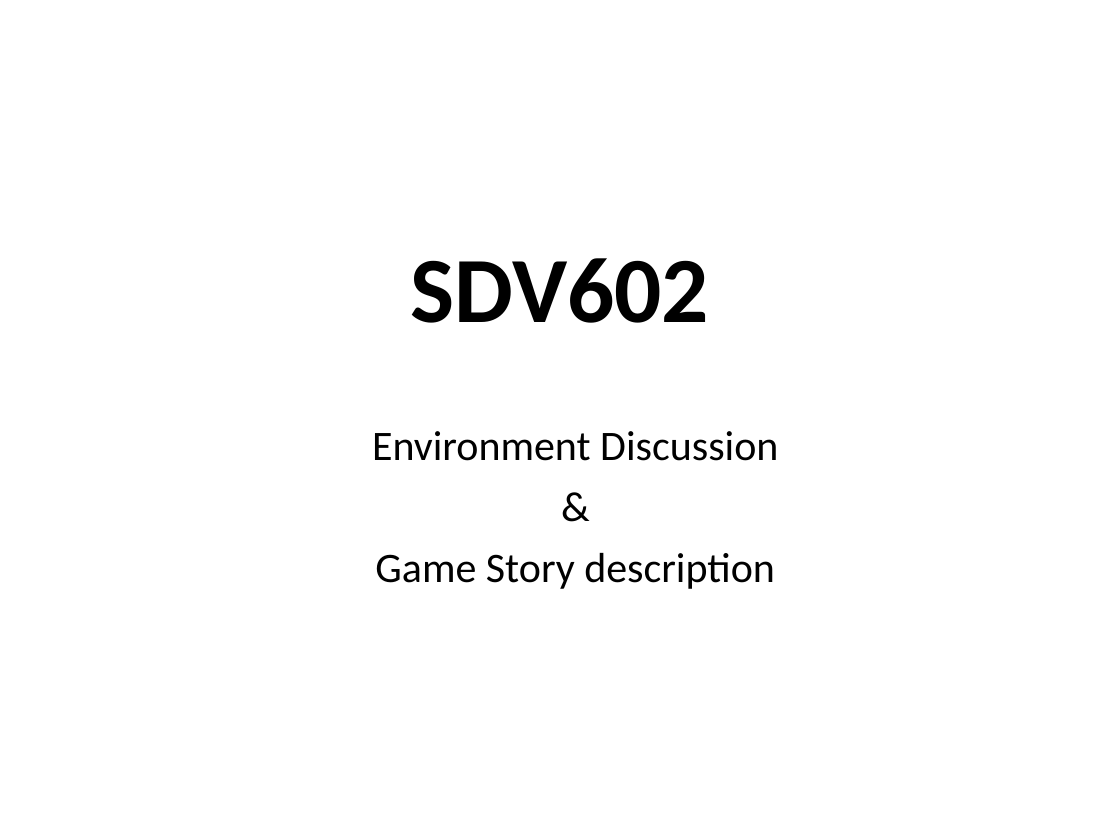
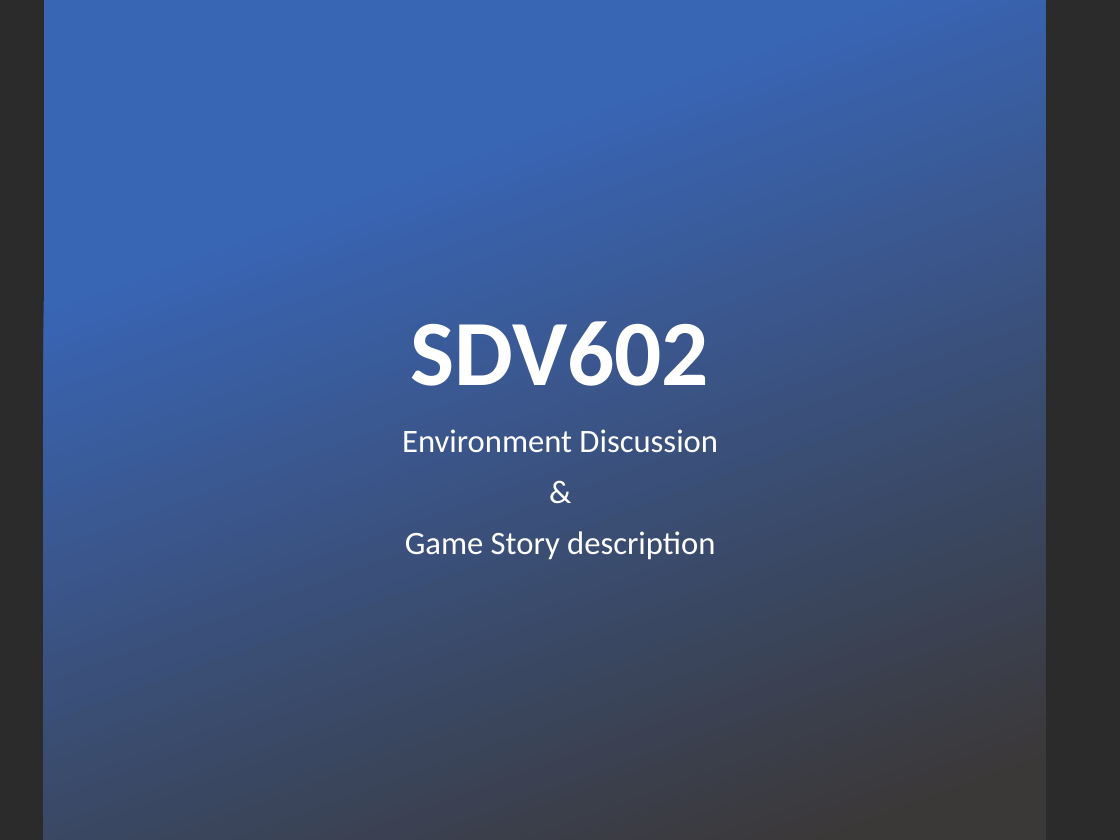
Before and after one commit to achuthanandGit/SDV602-GameProject, a slide deck: slide 1 of Milestone 1/SDV602 ppt for video.pptx. Drawn at 1120x840 pixels with LibreOffice and Linux fonts; fonts in the diff are those of the drawing; background and template pictures are left out; a plain dark background stands for a picture behind light text. Boxes give left, top, right and bottom in pixels: in the first picture for what was removed or moved away, otherwise in the second. Text is boxed around its words. In the diff, an @@ line names an element or a change of style, - is before the commit and + after.

```diff
--- a/Milestone 1/SDV602 ppt for video.pptx
+++ b/Milestone 1/SDV602 ppt for video.pptx
@@ background #FFFFFF to picture (left out) @@
@@ rectangle added at box(44, 0, 1046, 840), fill gradient #3965B5 to #3B3838 @@
@@ title "SDV602": place and size @@
-title "SDV602" at box(411, 258, 709, 323)
+title "SDV602" at box(411, 321, 709, 386)
@@ title "SDV602" at box(411, 321, 709, 386): text colour #000000 to #FFFFFF @@
@@ subtitle "Environment Discussion": place and size @@
-subtitle "Environment Discussion" at box(372, 431, 778, 589)
+subtitle "Environment Discussion" at box(402, 429, 718, 560)
@@ subtitle "Environment Discussion" at box(402, 429, 718, 560): size 36 to 28 pt, text colour #000000 to #FFFFFF @@
```
Also in this commit, not shown: 5 other slides changed, 1 slide added, 18 other files.
